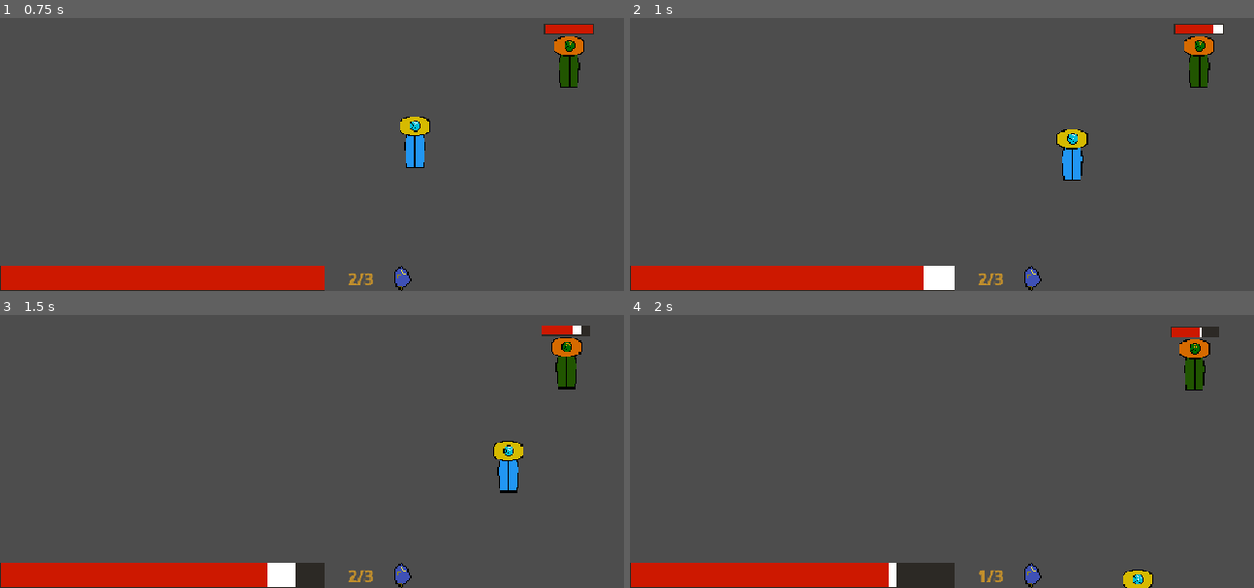
Above: before the commit, frames 1-4 (two rows, left to right).
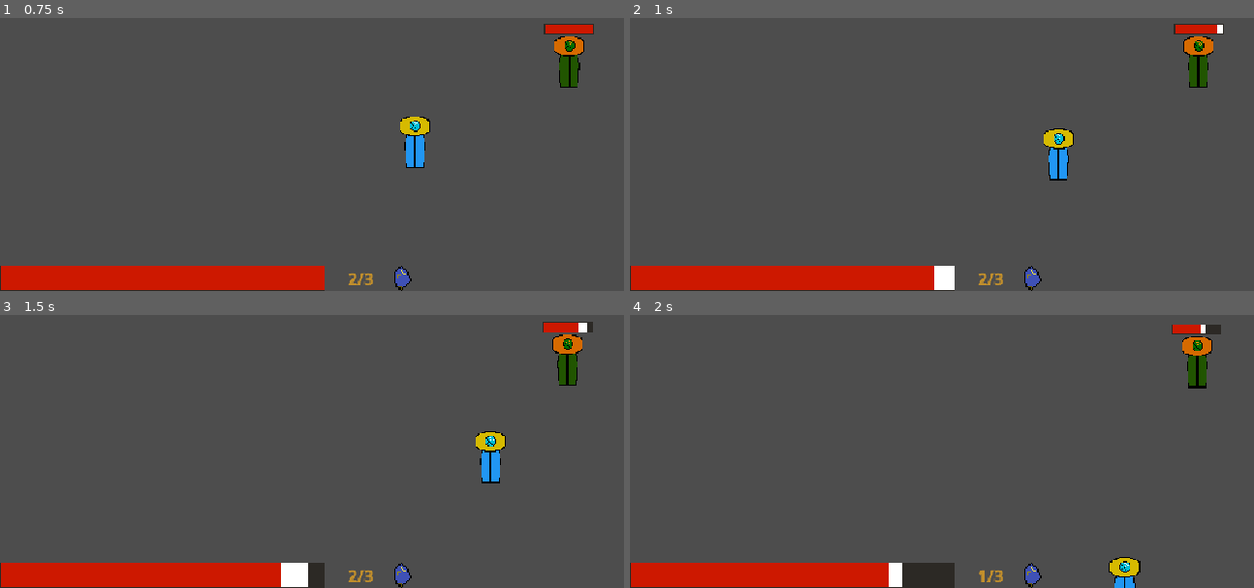
Above: after the commit, the same moments.

Repository: nf12pro/ChronoAnchor
Game: Godot game, scene res://scenes/testing_scene.tscn
Same seed, same stepped clock (60 frames per second), same inputs: the game is played once before the commit and once after it.
Inputs (mouse positions are in pixels of both pictures, inside the frame that each line leads up to):
- Up to frame 1 (0.75 s): tap Enter at 0.5 s; move the mouse to (555, 50) at 0.52 s; hold Right (move_right) from 0.53 s (still down); hold Shift (dash) from 0.53 s (still down); click (555, 50) at 0.67 s
- Up to frame 2 (1 s): keep holding Right (move_right); keep holding Shift (dash); tap P (take_damage_test) at 0.8 s
- Up to frame 3 (1.5 s): move the mouse to (230, 391) at 1.27 s; release Right (move_right) at 1.28 s; release Shift (dash) at 1.28 s; hold S (move_down) from 1.28 s (still down); tap P (take_damage_test) at 1.35 s
- Up to frame 4 (2 s): keep holding S (move_down); tap Shift (dash) at 1.55 s

Frame 1 is identical in both runs. In frame 2, 1.3% of the frame differs, in the area x 47-95%, y 2-100%; in frame 3, 2.2%, in the area x 42-96%, y 2-100%; in frame 4, 1.3%.

Commit message:
Added hitstop

Diff:
--- a/project.godot
+++ b/project.godot
@@ -16,6 +16,10 @@
 config/features=PackedStringArray("4.7", "GL Compatibility")
 run/max_fps=60
 config/icon="res://icon.svg"
+
+[autoload]
+
+Global="*uid://ctdjkod2yok50"
 
 [display]
 
--- a/scripts/global.gd
+++ b/scripts/global.gd
@@ -2,5 +2,11 @@
 
 var request_id: int = 0
 
-func freeze(duration, scale):
-	pass
+func freeze(duration, scale) -> void:
+	request_id += 1
+	var my_id = request_id
+	Engine.time_scale = scale
+	var local_timer := get_tree().create_timer(duration, true, false, true)
+	await local_timer.timeout
+	if my_id == request_id:
+		Engine.time_scale = 1
--- a/scripts/player.gd
+++ b/scripts/player.gd
@@ -103,7 +103,7 @@
 	if negative_held: return -1.0
 	return 0.0
 
-func dash():
+func dash() -> void:
 	if is_dashing or dash_charges <= 0:
 		return
 	is_dashing = true
@@ -122,6 +122,7 @@
 			health -= 10
 			damage_invincible_timer.start()
 			damage_invincible = true
+			Global.freeze(0.08, 0.02)
 	if event.is_action_pressed("dash"):
 		dash()
 
